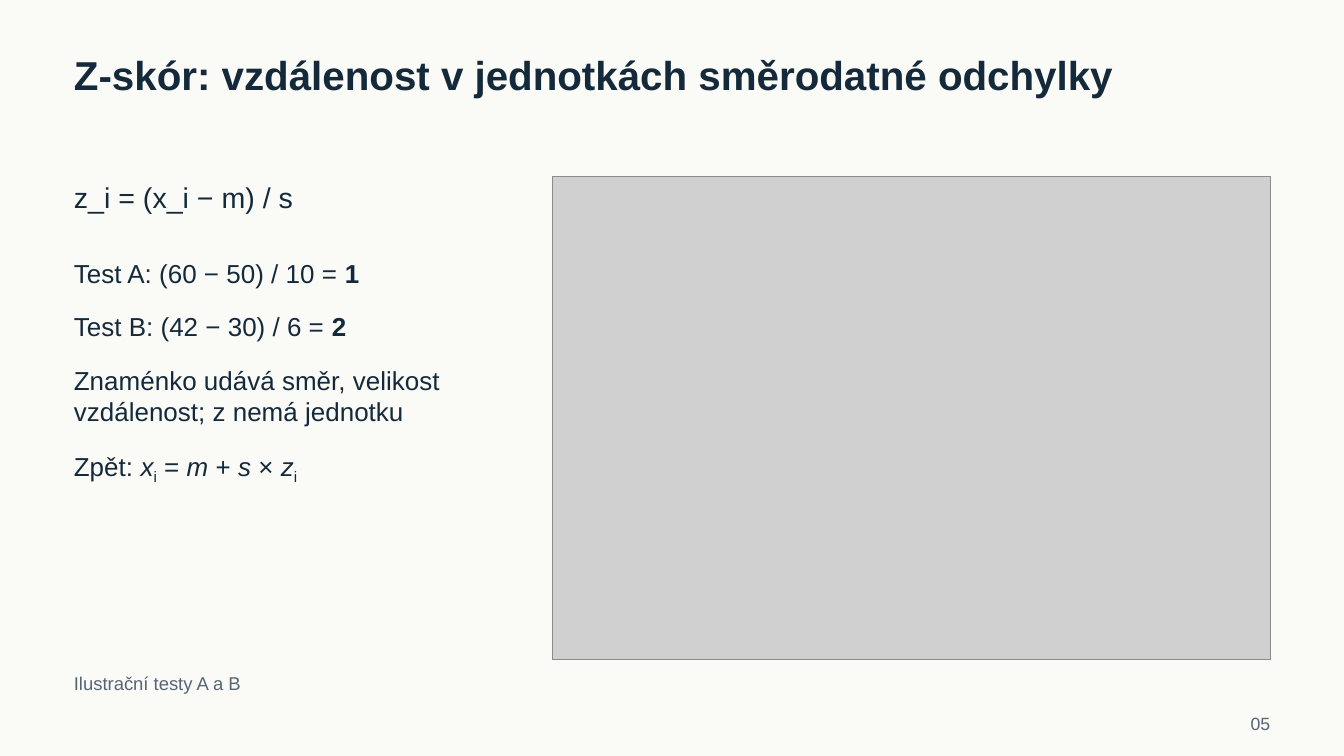
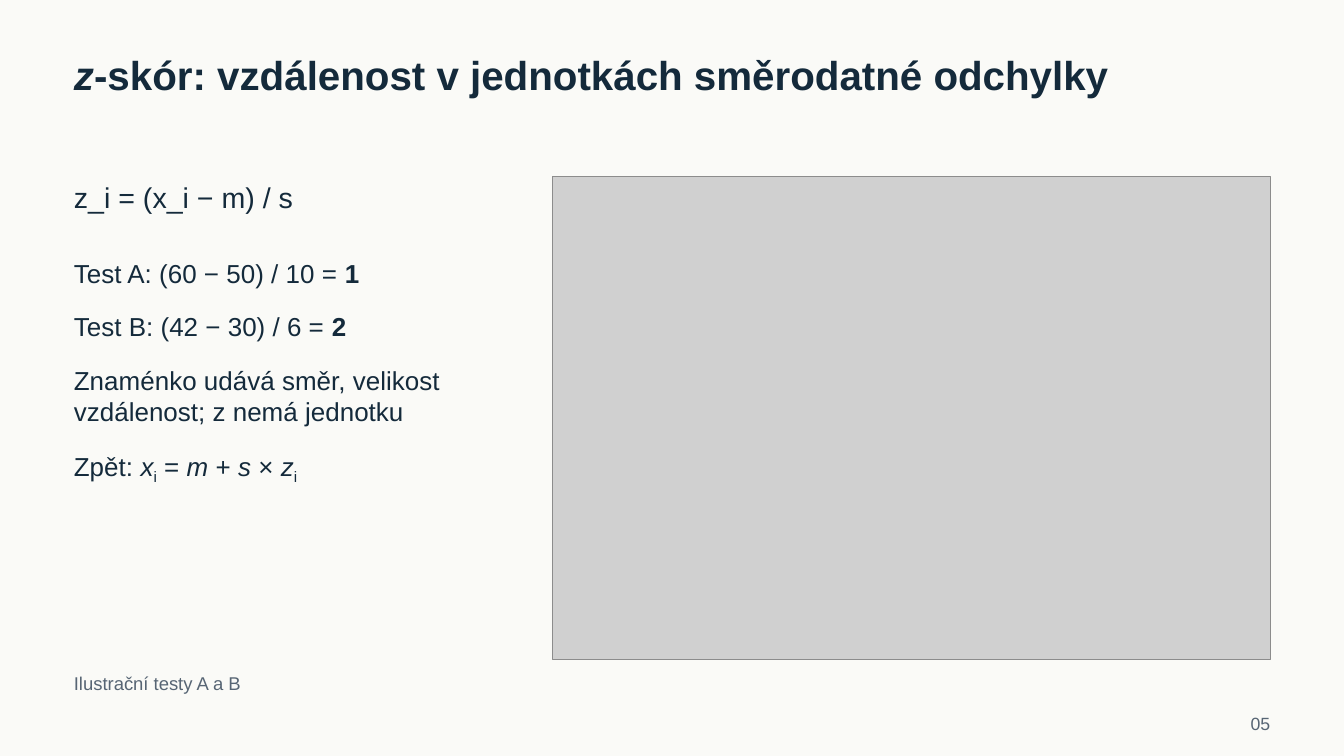
Before and after one commit to reckak/statistics-for-psychology, a slide deck: slide 5 of presentations/kapitola_04_normalni_rozdeleni.pptx. Drawn at 1344x756 pixels with LibreOffice and Linux fonts; fonts in the diff are those of the drawing; grey boxes stand for pictures. Boxes give left, top, right and bottom in pixels: in the first picture for what was removed or moved away, otherwise in the second. Text is boxed around its words. In the diff, an @@ line names an element or a change of style, - is before the commit and + after.

```diff
--- a/presentations/kapitola_04_normalni_rozdeleni.pptx
+++ b/presentations/kapitola_04_normalni_rozdeleni.pptx
@@ text at (x1=74, y1=60, x2=1109, y2=98): text changed @@
-Z-skór: vzdálenost v jednotkách směrodatné odchylky
+z-skór: vzdálenost v jednotkách směrodatné odchylky
```
Also in this commit, not shown: 6 other slides changed, 14 other files.
